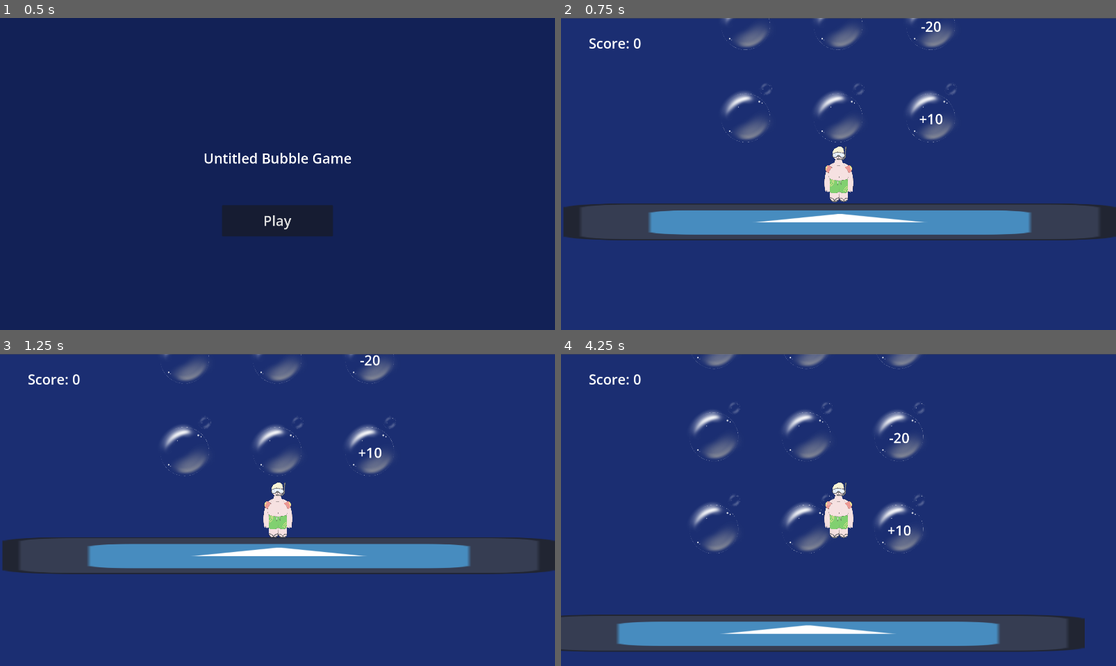
Above: before the commit, frames 1-4 (two rows, left to right).
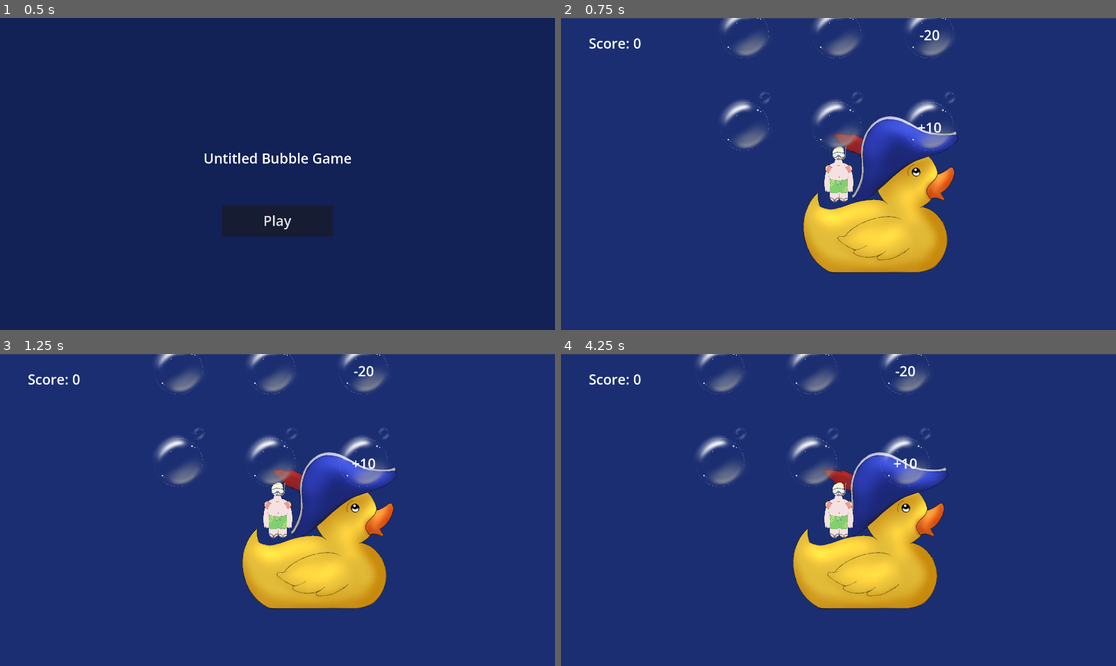
Above: after the commit, the same moments.

Repository: KaterynaKateryna/GlobalGameJam2025-Bubble
Game: Godot game, scene res://src/Scenes/start_screen.tscn
The game is run twice, just before and just after one commit, with the same random seed, the same clock (stepped at 60 frames per second) and the same inputs. The engine's default icon, where the game draws it, is replaced by a stand-in: a white triangle on a blue panel in a dark square.
Inputs (mouse positions are in pixels of both pictures, inside the frame that each line leads up to):
- Up to frame 1 (0.5 s): no input
- Up to frame 2 (0.75 s): click "Play" at 0.5 s
- Up to frame 3 (1.25 s): no input
- Up to frame 4 (4.25 s): move the mouse to (960, 494) at 1.27 s; click (960, 494) at 1.52 s; move the mouse to (727, 525) at 2.02 s; click (727, 525) at 2.27 s; move the mouse to (894, 441) at 2.77 s; move the mouse to (810, 572) at 3.52 s; click (810, 572) at 3.77 s

Frame 1 is identical in both runs. In frame 2, 20% of the frame differs, in the area x 0-100%, y 0-82%; in frame 3, 21%; in frame 4, 24%, in the area x 0-95%, y 0-96%.

Commit message:
move duck around

Diff:
--- a/project.godot
+++ b/project.godot
@@ -35,7 +35,7 @@
 [layer_names]
 
 2d_render/layer_3="bubbles"
-2d_physics/layer_1="floor"
+2d_physics/layer_1="duck"
 2d_physics/layer_2="player"
 2d_physics/layer_3="bubbles"
 
--- a/src/Scenes/game_screen.tscn
+++ b/src/Scenes/game_screen.tscn
@@ -1,13 +1,10 @@
-[gd_scene load_steps=7 format=3 uid="uid://rkrb4lohwjvx"]
+[gd_scene load_steps=6 format=3 uid="uid://rkrb4lohwjvx"]
 
 [ext_resource type="Script" path="res://src/scenes/game_screen.gd" id="1_o8eum"]
 [ext_resource type="PackedScene" uid="uid://ku47qk6f3af7" path="res://src/actors/player.tscn" id="2_13b6m"]
 [ext_resource type="PackedScene" uid="uid://dymrhsaqqai34" path="res://src/UI/user_interface.tscn" id="2_h0v7u"]
 [ext_resource type="Script" path="res://src/scenes/background.gd" id="2_pgld2"]
-[ext_resource type="Texture2D" uid="uid://2s6bbh8choxm" path="res://icon.svg" id="2_uue3g"]
-
-[sub_resource type="RectangleShape2D" id="RectangleShape2D_0s1ed"]
-size = Vector2(1934, 121)
+[ext_resource type="PackedScene" uid="uid://d2x68a7kijbdp" path="res://src/objects/duck.tscn" id="4_ebgfn"]
 
 [node name="GameScreen" type="Control"]
 layout_mode = 3
@@ -36,16 +33,8 @@
 color = Color(0.106267, 0.1816, 0.447099, 1)
 script = ExtResource("2_pgld2")
 
+[node name="Duck" parent="." instance=ExtResource("4_ebgfn")]
+
 [node name="Player" parent="." instance=ExtResource("2_13b6m")]
-position = Vector2(964, 474)
+position = Vector2(826, 753)
 scale = Vector2(0.3, 0.3)
-
-[node name="Water" type="StaticBody2D" parent="."]
-position = Vector2(969, 652)
-
-[node name="Sprite2D" type="Sprite2D" parent="Water"]
-scale = Vector2(14.9531, 1)
-texture = ExtResource("2_uue3g")
-
-[node name="CollisionShape2D" type="CollisionShape2D" parent="Water"]
-shape = SubResource("RectangleShape2D_0s1ed")
--- a/src/actors/player.gd
+++ b/src/actors/player.gd
@@ -5,10 +5,15 @@
 const JUMP_VELOCITY_Y = -800.0
 const JUMP_VELOCITY_X = -150.0
 
+var is_on_duck = false
+
 func _physics_process(delta: float) -> void:
-
 	if is_on_floor():
 		velocity.x = 0
+
+	if is_on_duck:
+		var duck = get_tree().root.get_node("GameScreen/Duck")
+		velocity.x = duck.velocity.x
 
 	# Add the gravity.
 	if not is_on_floor():
@@ -40,3 +45,10 @@
 		GameData.score *= operand_int
 	if operator == "%":
 		GameData.score /= operand_int
+
+
+func _on_duck_detector_body_entered(body: Node2D) -> void:
+	is_on_duck = true
+
+func _on_duck_detector_body_exited(body: Node2D) -> void:
+	is_on_duck = false
--- a/src/actors/player.tscn
+++ b/src/actors/player.tscn
@@ -33,4 +33,13 @@
 position = Vector2(11, 327)
 shape = SubResource("RectangleShape2D_jrmdu")
 
+[node name="DuckDetector" type="Area2D" parent="."]
+collision_layer = 0
+
+[node name="DuckCollisionShape2D" type="CollisionShape2D" parent="DuckDetector"]
+position = Vector2(11, 327)
+shape = SubResource("RectangleShape2D_jrmdu")
+
 [connection signal="body_entered" from="BubbleDetector" to="." method="_on_bubble_detector_body_entered"]
+[connection signal="body_entered" from="DuckDetector" to="." method="_on_duck_detector_body_entered"]
+[connection signal="body_exited" from="DuckDetector" to="." method="_on_duck_detector_body_exited"]
--- /dev/null
+++ b/src/objects/duck.gd
@@ -0,0 +1,24 @@
+extends StaticBody2D
+
+var previous_position: Vector2
+var velocity: Vector2 = Vector2.ZERO
+
+# Called when the node enters the scene tree for the first time.
+func _ready() -> void:
+	# Initialize previous_position
+	previous_position = position
+
+	var tween = get_tree().create_tween()
+
+	# Animate the position from current position to end_position over 3 seconds
+	tween.tween_property(self, "position", Vector2(position.x + 100, position.y), 3)
+	tween.chain().tween_property(self, "position", Vector2(position.x - 100, position.y), 3)
+	tween.set_loops()
+
+func _process(delta):
+	# Calculate velocity by comparing the position change
+	var delta_position = position - previous_position
+	velocity = delta_position / delta  # Velocity = distance / time (frame time)
+
+	# Update previous_position for next frame
+	previous_position = position
--- /dev/null
+++ b/src/objects/duck.tscn
@@ -0,0 +1,20 @@
+[gd_scene load_steps=4 format=3 uid="uid://d2x68a7kijbdp"]
+
+[ext_resource type="Texture2D" uid="uid://buc3kb8kwhb8p" path="res://assets/images/Rubber_duck_right_2.png" id="1_4conc"]
+[ext_resource type="Script" path="res://src/objects/duck.gd" id="1_7ipxl"]
+
+[sub_resource type="RectangleShape2D" id="RectangleShape2D_0s1ed"]
+size = Vector2(504.75, 238)
+
+[node name="Duck" type="StaticBody2D"]
+position = Vector2(969, 652)
+collision_mask = 2
+script = ExtResource("1_7ipxl")
+
+[node name="Sprite2D" type="Sprite2D" parent="."]
+position = Vector2(8, 175)
+texture = ExtResource("1_4conc")
+
+[node name="CollisionShape2D" type="CollisionShape2D" parent="."]
+position = Vector2(-20, 300)
+shape = SubResource("RectangleShape2D_0s1ed")
